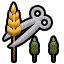
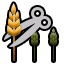
Layers edited between the first and the second (64, 64) image:
painted on "Shape 1 copy" over [19, 25, 21, 37]
painted on "Shape 1" (2nd of 2, in "outlined" › "ear") over [7, 33, 11, 37]
removed group "Group 1" (2 layers) over [31, 37, 57, 61]
added group "small ears" with 2 layers in group "ear" over [31, 28, 57, 61]
moved "ear small copy" into group "small ears", painted on it over [50, 28, 57, 61]
moved "ear small" into group "small ears", painted on it over [31, 28, 38, 61]
